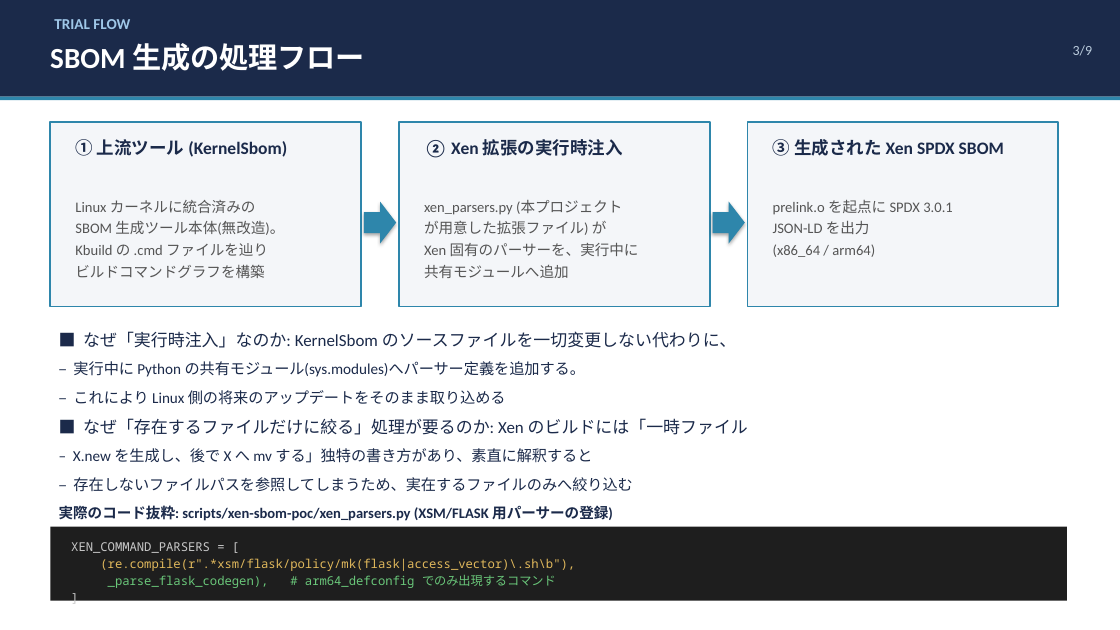
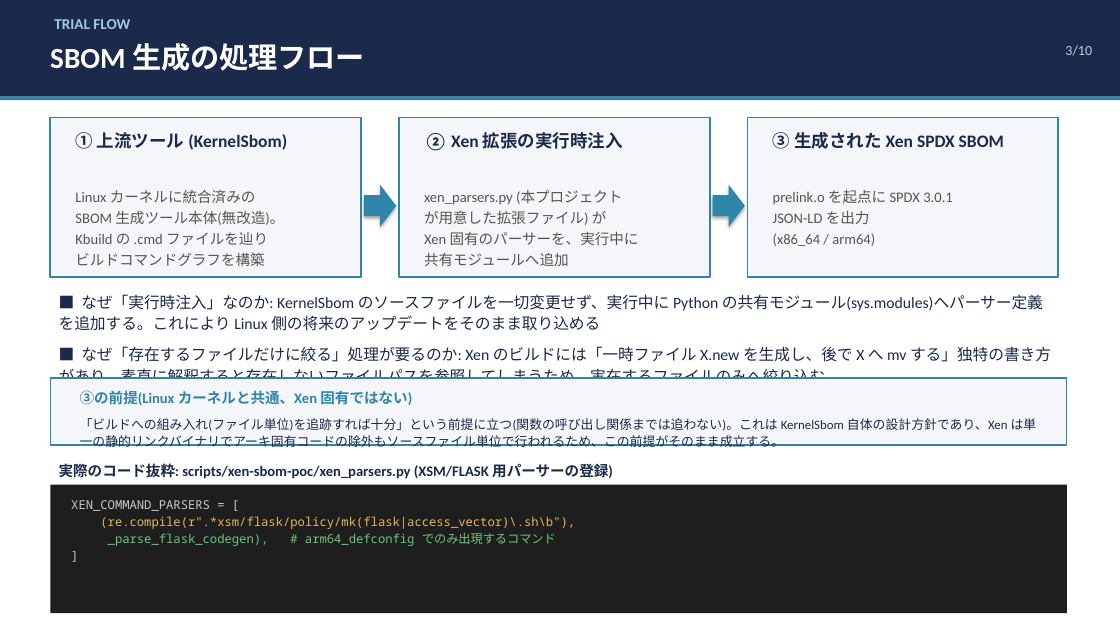
Before and after one commit to harunobukurokawa/sbom-generate-workspace, a slide deck: slide 3 of analysis/presentations/2026-08-19-fusa-sig-status/xen-sbom-status-report.pptx. Drawn at 1120x630 pixels with LibreOffice and Linux fonts; fonts in the diff are those of the drawing. Boxes give left, top, right and bottom in pixels: in the first picture for what was removed or moved away, otherwise in the second. Text is boxed around its words. In the diff, an @@ line names an element or a change of style, - is before the commit and + after.

```diff
--- a/analysis/presentations/2026-08-19-fusa-sig-status/xen-sbom-status-report.pptx
+++ b/analysis/presentations/2026-08-19-fusa-sig-status/xen-sbom-status-report.pptx
@@ text at <box>1065,45,1092,56</box>: text changed @@
-3/9
+3/10
@@ rectangle: place and size @@
-rectangle at <box>50,122,361,307</box>
+rectangle at <box>50,118,361,277</box>
@@ rectangle: place and size @@
-rectangle at <box>399,122,710,307</box>
+rectangle at <box>399,118,710,277</box>
@@ rectangle: place and size @@
-rectangle at <box>748,122,1059,307</box>
+rectangle at <box>748,118,1059,277</box>
@@ 3 texts: place and size @@
-3 texts at <box>75,139,1004,158</box>
+3 texts at <box>75,132,1004,151</box>
@@ text "Linux カーネルに統合済みの": place and size @@
-text "Linux カーネルに統合済みの" at <box>75,200,284,278</box>
+text "Linux カーネルに統合済みの" at <box>75,190,284,266</box>
@@ right arrow: place and size @@
-right arrow at <box>364,202,396,244</box>
+right arrow at <box>364,185,396,227</box>
@@ text "xen_parsers.py (本プロジェクト": place and size @@
-text "xen_parsers.py (本プロジェクト" at <box>424,200,639,278</box>
+text "xen_parsers.py (本プロジェクト" at <box>424,190,639,266</box>
@@ right arrow: place and size @@
-right arrow at <box>712,202,744,244</box>
+right arrow at <box>712,185,744,227</box>
@@ line spacing 1.25 to 1.2 in 3 elements at <box>75,190,284,266</box>, <box>424,190,639,266</box>, <box>773,190,953,246</box> @@
@@ text "prelink.o を起点に SPDX 3.0.1": place and size @@
-text "prelink.o を起点に SPDX 3.0.1" at <box>773,200,953,257</box>
+text "prelink.o を起点に SPDX 3.0.1" at <box>773,190,953,246</box>
@@ text at <box>59,294,1051,379</box>: text changed; size 13 to 13.5 pt @@
-■ なぜ「実行時注入」なのか: KernelSbom のソースファイルを一切変更しない代わりに、
-– 実行中に Python の共有モジュール(sys.modules)へパーサー定義を追加する。
-– これにより Linux 側の将来のアップデートをそのまま取り込める
-■ なぜ「存在するファイルだけに絞る」処理が要るのか: Xen のビルドには「一時ファイル
-– X.new を生成し、後で X へ mv する」独特の書き方があり、素直に解釈すると
-– 存在しないファイルパスを参照してしまうため、実在するファイルのみへ絞り込む
+■ なぜ「実行時注入」なのか: KernelSbom のソースファイルを一切変更せず、実行中に Python の共有モジュール(sys.modules)へパーサー定義を追加する。これにより Linux 側の将来のアップデートをそのまま取り込める
+■ なぜ「存在するファイルだけに絞る」処理が要るのか: Xen のビルドには「一時ファイル X.new を生成し、後で X へ mv する」独特の書き方があり、素直に解釈すると存在しないファイルパスを参照してしまうため、実在するファイルのみへ絞り込む
@@ rectangle added at <box>50,378,1067,445</box>, fill #F4F6F9, outline #2E86AB 1.25 pt @@
@@ text added at <box>80,390,412,405</box>, 12.5 pt, text #2E86AB, bold @@
+③の前提(Linux カーネルと共通、Xen 固有ではない)
@@ text added at <box>80,418,1037,447</box>, 11 pt, text #1B2A4A @@
+「ビルドへの組み入れ(ファイル単位)を追跡すれば十分」という前提に立つ(関数の呼び出し関係までは追わない)。これは KernelSbom 自体の設計方針であり、Xen は単一の静的リンクバイナリでアーキ固有コードの除外もソースファイル単位で行われるため、この前提がそのまま成立する。
@@ text "実際のコード抜粋: scripts/xen-sbom-poc/xen_parsers.py (XSM/FLASK 用パー ...": place and size @@
-text "実際のコード抜粋: scripts/xen-sbom-poc/xen_parsers.py (XSM/FLASK 用パー ..." at <box>59,505,613,521</box>
+text "実際のコード抜粋: scripts/xen-sbom-poc/xen_parsers.py (XSM/FLASK 用パー ..." at <box>59,463,613,479</box>
@@ rectangle: place and size @@
-rectangle at <box>50,527,1067,601</box>
+rectangle at <box>50,485,1067,613</box>
@@ text "XEN_COMMAND_PARSERS = [": place and size @@
-text "XEN_COMMAND_PARSERS = [" at <box>71,542,575,588</box>
+text "XEN_COMMAND_PARSERS = [" at <box>71,500,575,546</box>
```
Also in this commit, not shown: 7 other slides changed, 1 slide added, 4 other files.
